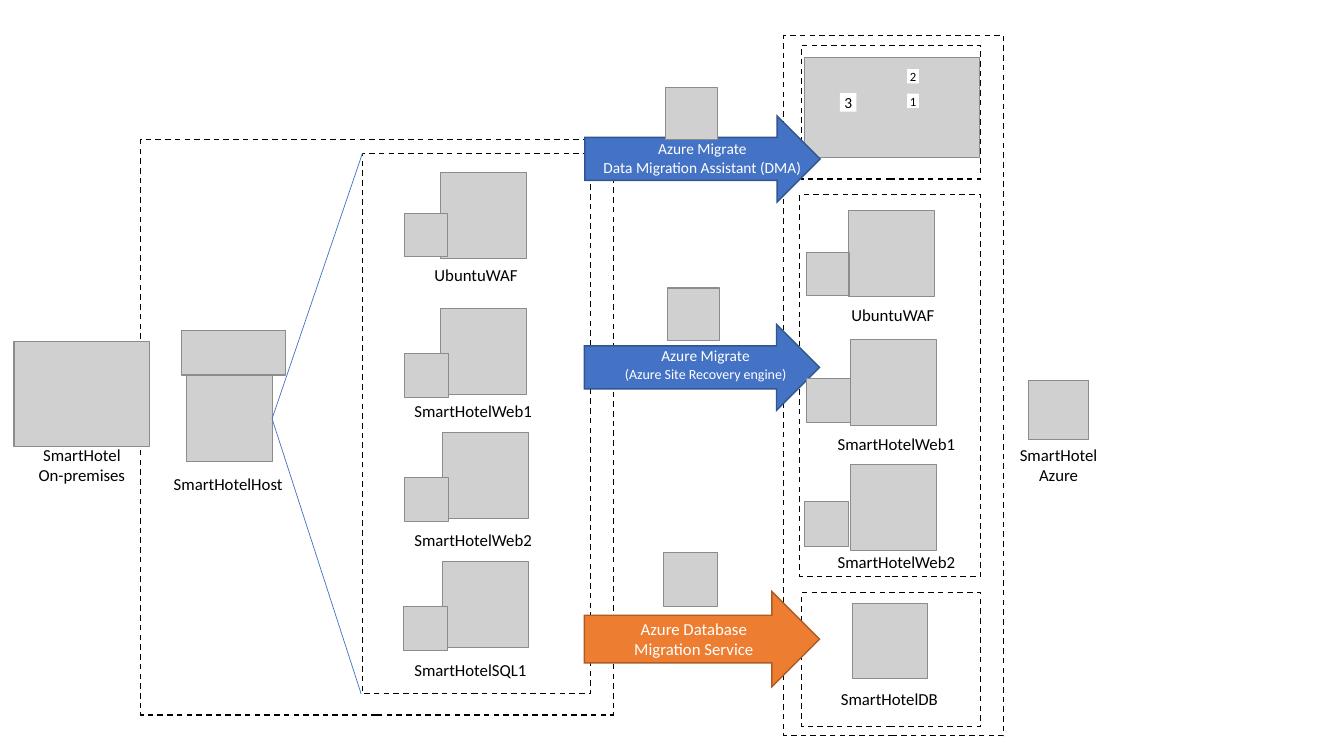
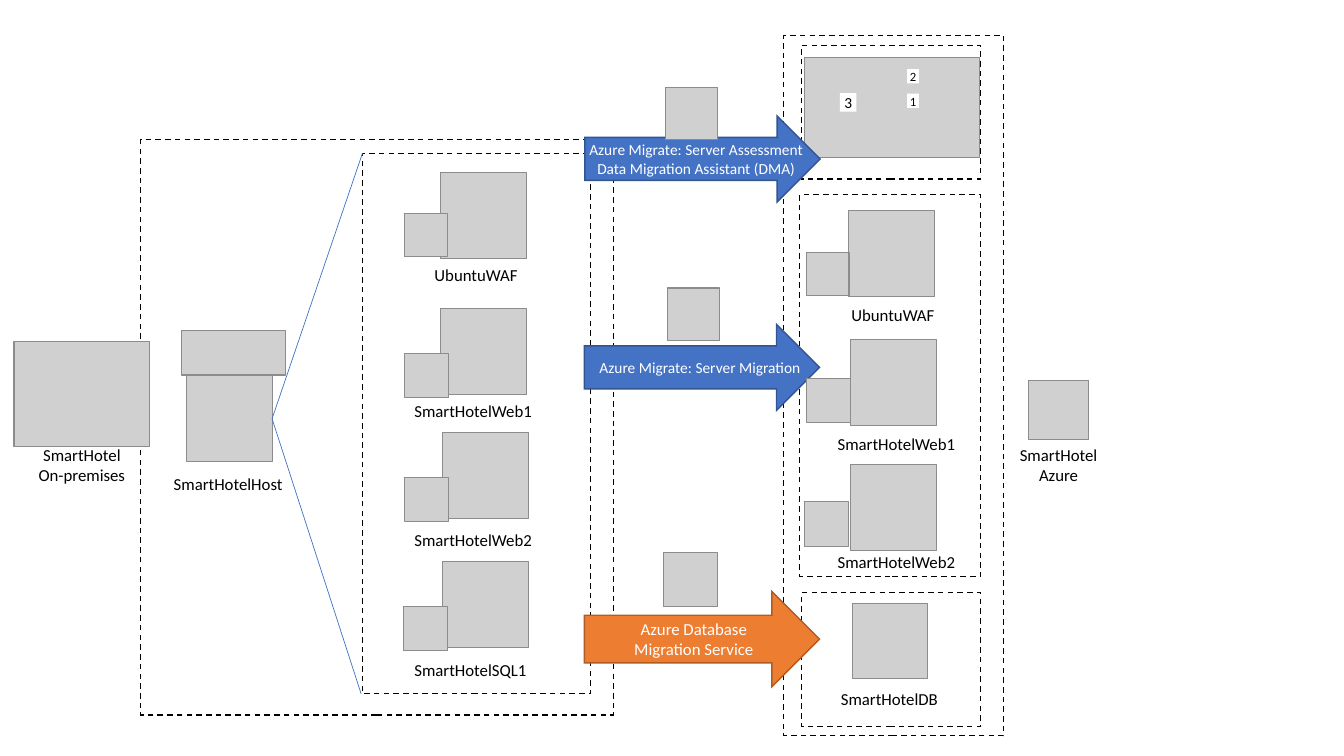
Before and after one commit to yachoukh/MCW-Line-of-business-application-migration, a slide deck: slide 1 of Hands-on lab/Images/image-source.pptx. Drawn at 1344x756 pixels with LibreOffice and Linux fonts; fonts in the diff are those of the drawing; grey boxes stand for pictures. Boxes give left, top, right and bottom in pixels: in the first picture for what was removed or moved away, otherwise in the second. Text is boxed around its words. In the diff, an @@ line names an element or a change of style, - is before the commit and + after.

```diff
--- a/Hands-on lab/Images/image-source.pptx
+++ b/Hands-on lab/Images/image-source.pptx
@@ text at (589, 144, 803, 177): text changed @@
-Azure Migrate
-Data Migration Assistant (DMA)
+Azure Migrate: Server Assessment
+Data Migration Assistant (DMA)
@@ text at (599, 362, 800, 376): text changed; size 10 to 11 pt @@
-Azure Migrate
-(Azure Site Recovery engine)
+Azure Migrate: Server Migration
```
Also in this commit, not shown: 7 other files.
